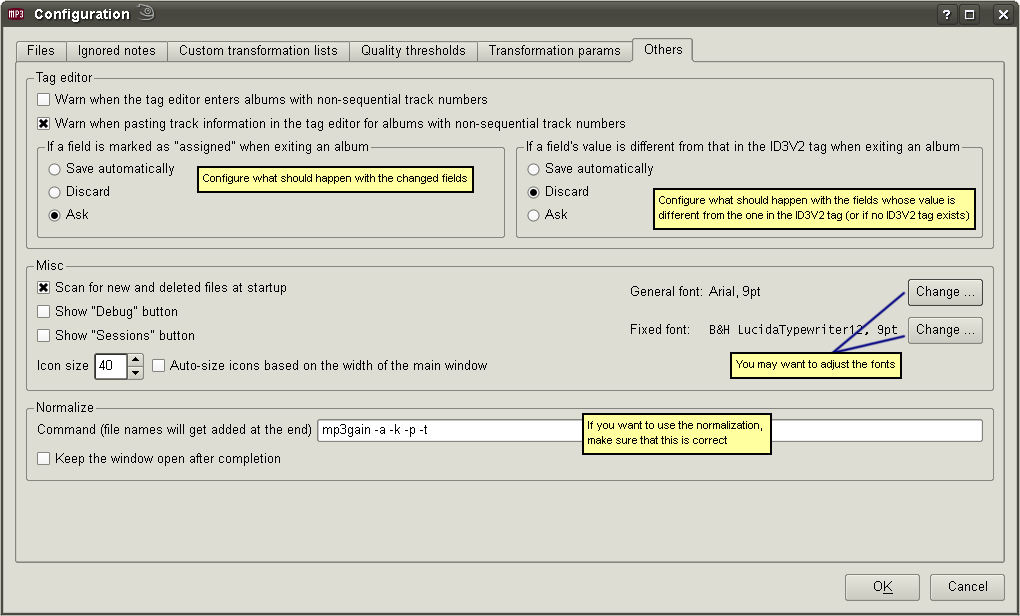
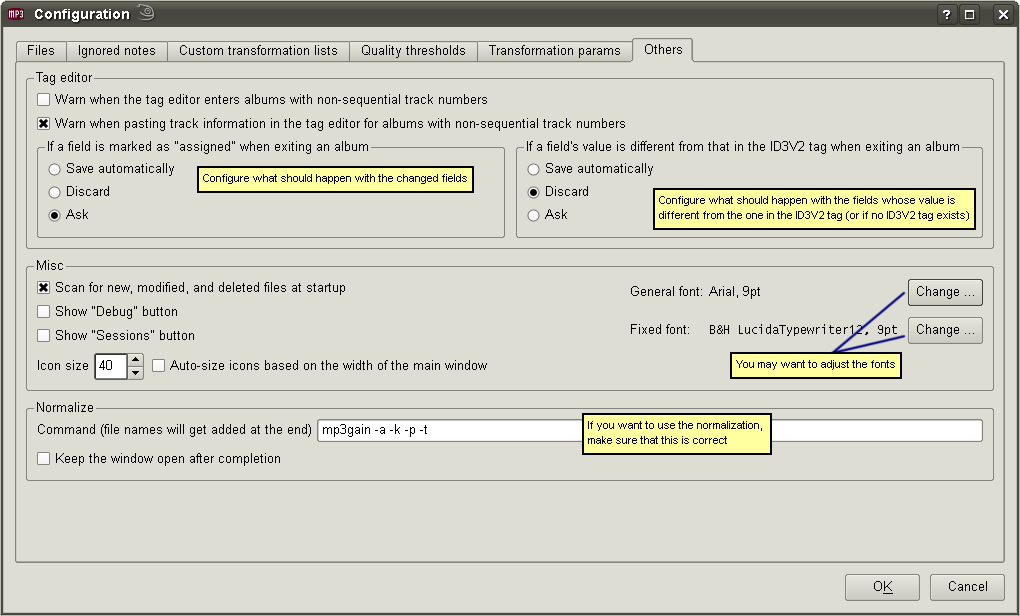
Layer changes from the first 1020×616 image to the second:
added layer "Pasted Layer#7" above "Pasted Layer" over [131, 282, 345, 295]
